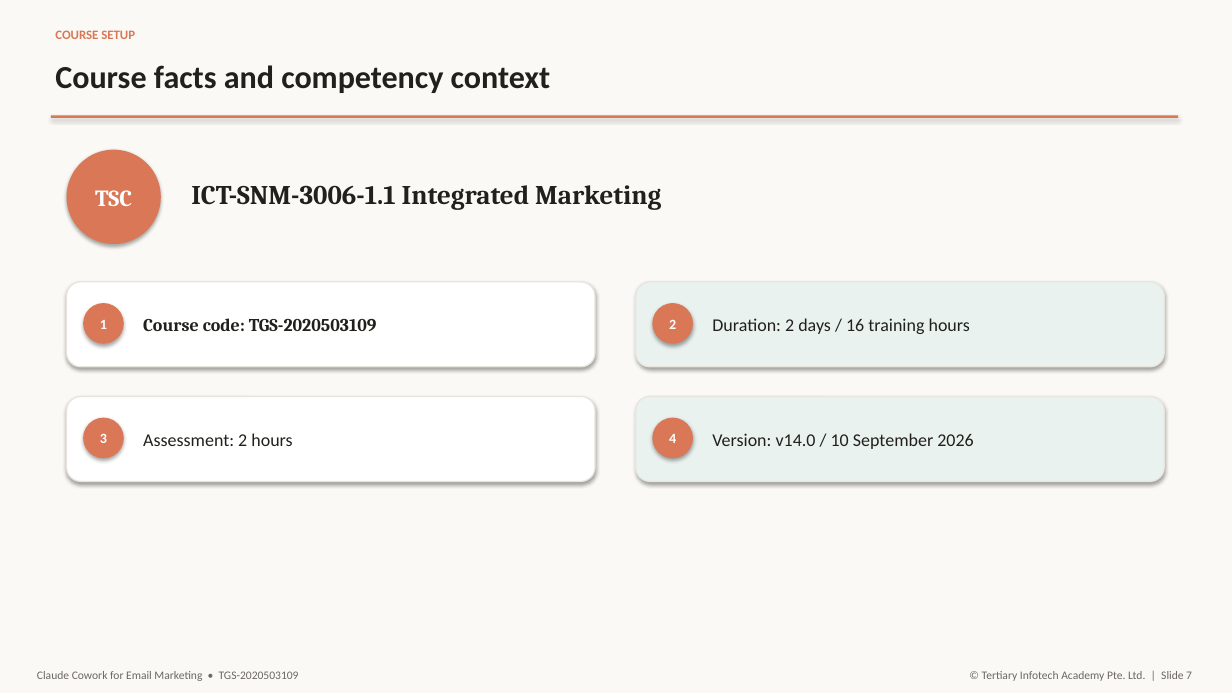
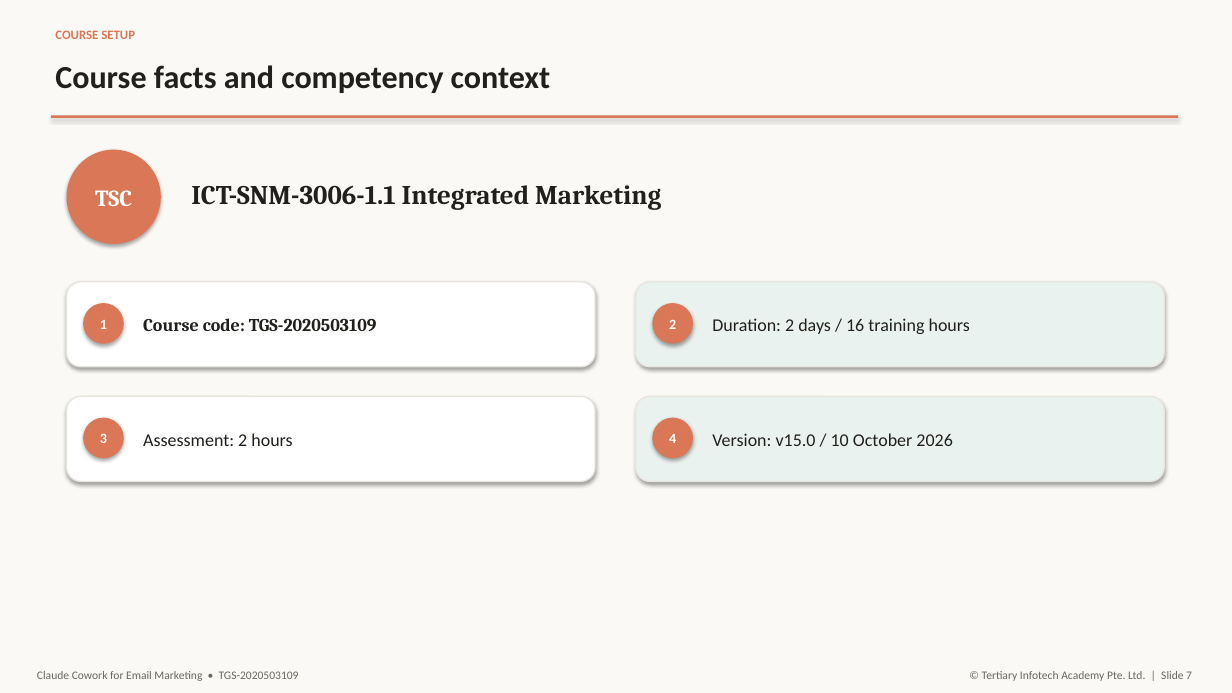
Before and after one commit to tertiarycourses/TGS-2020503109-Claude-Cowork-for-Email-Marketing, a slide deck: slide 7 of courseware/PPT-Claude Cowork for Email Marketing-v15.0.pptx. Drawn at 1232x693 pixels with LibreOffice and Linux fonts; fonts in the diff are those of the drawing. Boxes give left, top, right and bottom in pixels: in the first picture for what was removed or moved away, otherwise in the second. Text is boxed around its words. In the diff, an @@ line names an element or a change of style, - is before the commit and + after.

```diff
--- a/courseware/PPT-Claude Cowork for Email Marketing-v15.0.pptx
+++ b/courseware/PPT-Claude Cowork for Email Marketing-v15.0.pptx
@@ text at (712,433,952,446): text changed @@
-Version: v14.0 / 10 September 2026
+Version: v15.0 / 10 October 2026
```
Also in this commit, not shown: 8 other slides changed, 1 other file.
